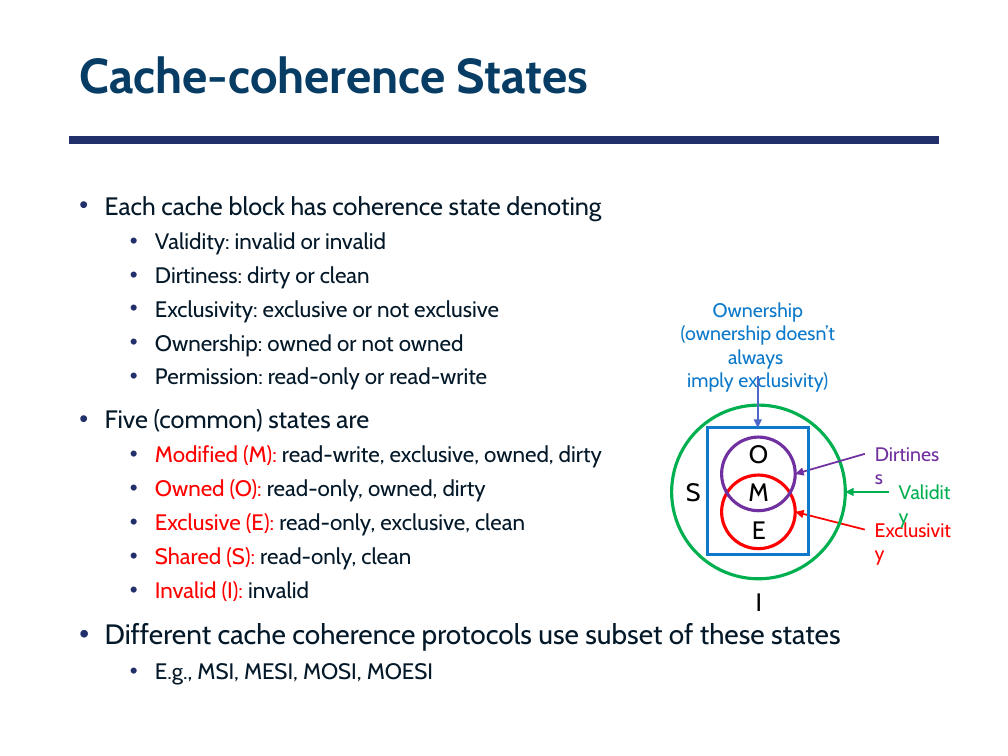
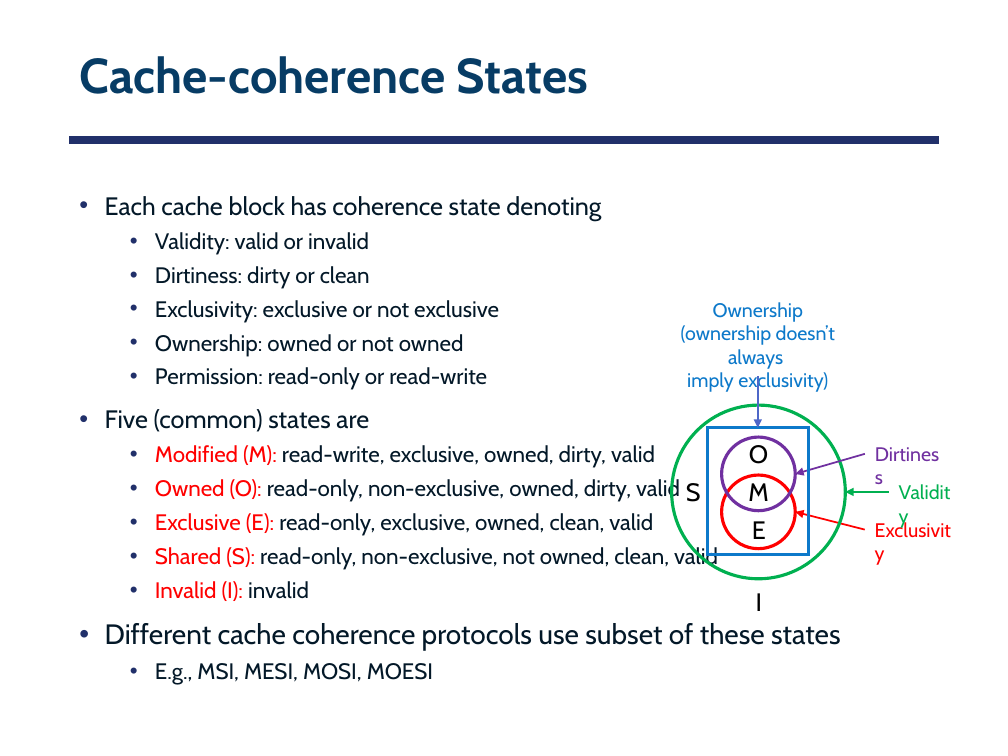
Before and after one commit to smajidzahedi/ECE350, a slide deck: slide 13 of Lectures/05-multiprocessor.pptx. Drawn at 1008x756 pixels with LibreOffice and Linux fonts; fonts in the diff are those of the drawing. Boxes give left, top, right and bottom in pixels: in the first picture for what was removed or moved away, otherwise in the second. Text is boxed around its words. In the diff, an @@ line names an element or a change of style, - is before the commit and + after.

```diff
--- a/Lectures/05-multiprocessor.pptx
+++ b/Lectures/05-multiprocessor.pptx
@@ text at box(155, 232, 369, 255): text changed @@
-  • Validity: invalid or invalid
+  • Validity: valid or invalid
@@ text at box(155, 445, 718, 570): text changed @@
-  • Modified (M): read-write, exclusive, owned, dirty
-  • Owned (O): read-only, owned, dirty
-  • Exclusive (E): read-only, exclusive, clean
-  • Shared (S): read-only, clean
+  • Modified (M): read-write, exclusive, owned, dirty, valid
+  • Owned (O): read-only, non-exclusive, owned, dirty, valid
+  • Exclusive (E): read-only, exclusive, owned, clean, valid
+  • Shared (S): read-only, non-exclusive, not owned, clean, valid
```
Also in this commit, not shown: 1 other file.
